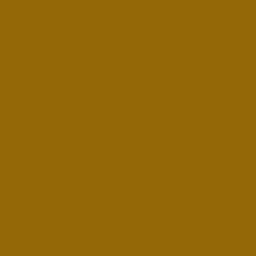
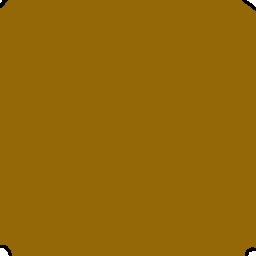
Two versions of the same layered image (w=256, h=256). Layer-by-layer changes:
renamed "ALL" to "N3XU4", hid it, moved it above "N3XU", painted on it over [0, 0, 256, 256]
added layer "ALL" above "N3XR" over [0, 0, 256, 256]
